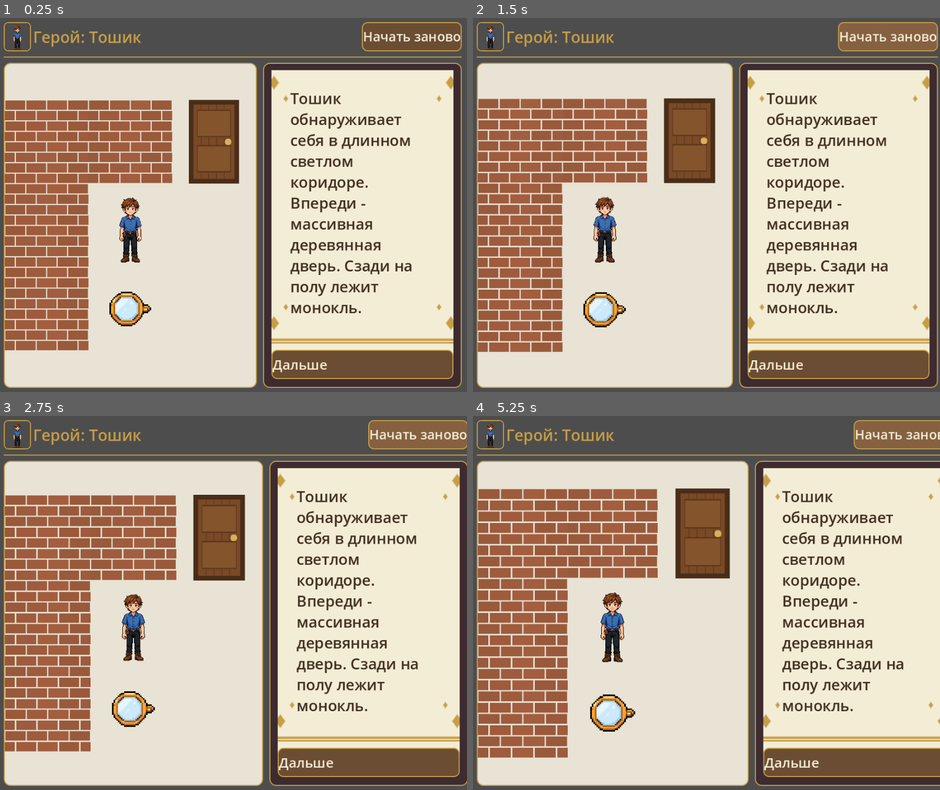
Above: before the commit, frames 1-4 (two rows, left to right).
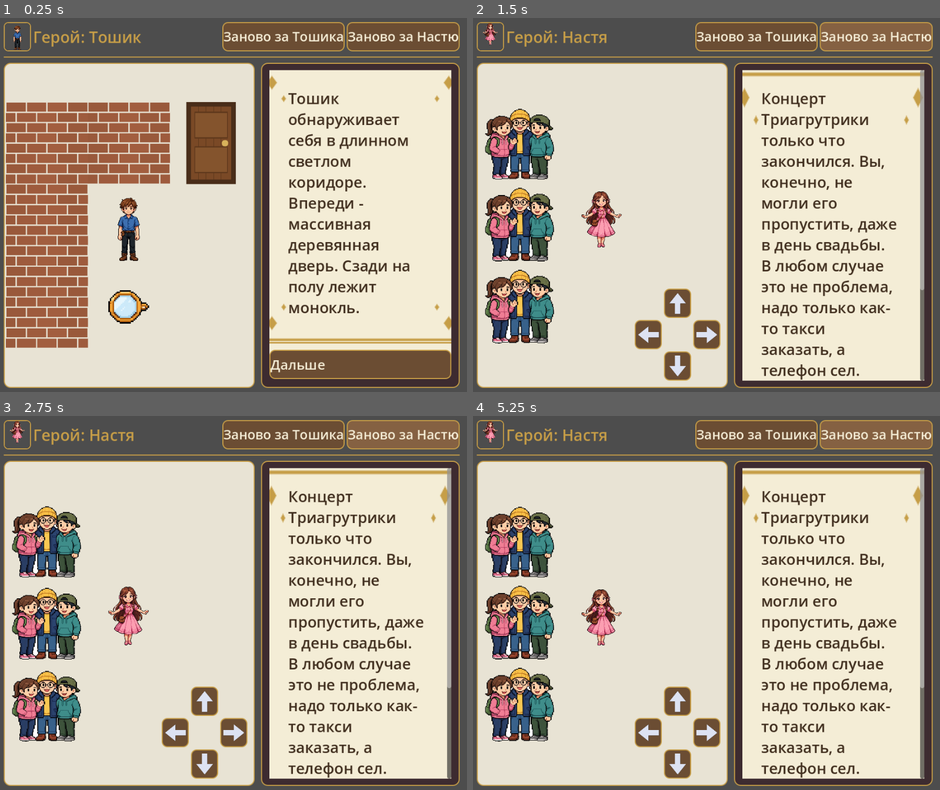
Above: after the commit, the same moments.

Repository: ssokratov/tnquest_godot
Game: Godot game, scene res://scenes/main.tscn
Two runs of this game, one before a commit and one after it. Both use one fixed random seed, a clock stepped at 60 frames per second and the inputs below.
Inputs (mouse positions are in pixels of both pictures, inside the frame that each line leads up to):
- Up to frame 1 (0.25 s): no input
- Up to frame 2 (1.5 s): click (757, 36) at 0.5 s, where only the run after the commit has a clickable "Заново за Тошика"; click (874, 36) at 1.25 s, where only the run after the commit has a clickable "Заново за Настю"
- Up to frame 3 (2.75 s): click (415, 434) at 2 s, where only the run before the commit has a clickable "Начать заново"
- Up to frame 4 (5.25 s): click (893, 434) at 2.75 s, where only the run before the commit has a clickable "Начать заново"; click (893, 434) at 3.5 s, where only the run before the commit has a clickable "Начать заново"; click (897, 434) at 4.25 s, where only the run before the commit has a clickable "Начать заново"; click (902, 434) at 5 s, where only the run before the commit has a clickable "Начать заново"

The runs differ from the first frame. In frame 1, 17% of the frame differs, in the area x 1-99%, y 1-99%; in frame 2, 39%; in frame 3, 41%; in frame 4, 44%, in the area x 1-100%, y 1-99%.

Commit message:
Two restart buttons (Toshik/Nastya); fix desktop zoom: free grid cells immediately and derive wide-mode cell size from the viewport, not the panel

Diff:
--- a/scripts/main.gd
+++ b/scripts/main.gd
@@ -32,7 +32,8 @@
 var vbox: VBoxContainer
 var game_row: HBoxContainer
 var hero_label: Label
-var reset_button: Button
+var reset_toshik_button: Button
+var reset_nastya_button: Button
 var scene_panel: PanelContainer
 var scene_grid: GridContainer
 var fog_overlay: Control
@@ -288,13 +289,20 @@
 	hero_label.add_theme_font_size_override("font_size", 24)
 	hero_label.add_theme_color_override("font_color", GOLD)
 	header.add_child(hero_label)
-	reset_button = Button.new()
-	reset_button.text = "Начать заново"
-	reset_button.focus_mode = FOCUS_NONE
-	reset_button.add_theme_font_size_override("font_size", 20)
-	_style_button(reset_button)
-	reset_button.pressed.connect(_on_reset)
-	header.add_child(reset_button)
+	reset_toshik_button = Button.new()
+	reset_toshik_button.text = "Заново за Тошика"
+	reset_toshik_button.focus_mode = FOCUS_NONE
+	reset_toshik_button.add_theme_font_size_override("font_size", 20)
+	_style_button(reset_toshik_button)
+	reset_toshik_button.pressed.connect(_on_reset_toshik)
+	header.add_child(reset_toshik_button)
+	reset_nastya_button = Button.new()
+	reset_nastya_button.text = "Заново за Настю"
+	reset_nastya_button.focus_mode = FOCUS_NONE
+	reset_nastya_button.add_theme_font_size_override("font_size", 20)
+	_style_button(reset_nastya_button)
+	reset_nastya_button.pressed.connect(_on_reset_nastya)
+	header.add_child(reset_nastya_button)
 	vbox.add_child(header)
 	var header_divider := Panel.new()
 	header_divider.custom_minimum_size = Vector2(0, 2)
@@ -682,7 +690,8 @@
 	if hero_label == null:
 		return
 	hero_label.add_theme_font_size_override("font_size", _scaled(26))
-	reset_button.add_theme_font_size_override("font_size", _scaled(22))
+	reset_toshik_button.add_theme_font_size_override("font_size", _scaled(22))
+	reset_nastya_button.add_theme_font_size_override("font_size", _scaled(22))
 	dialog_label.add_theme_font_size_override("normal_font_size", _scaled(25))
 	dialog_label.add_theme_font_size_override("bold_font_size", _scaled(25))
 	dialog_label.add_theme_font_size_override("italics_font_size", _scaled(25))
@@ -754,23 +763,38 @@
 func _apply_cell_size() -> void:
 	if scene_grid == null or scene_panel == null or scene_cols <= 0 or scene_rows <= 0:
 		return
-	# Wide windows only: cap the scene panel at a square (its height),
-	# so on a wide monitor it does not stretch across the whole width
-	# and push the sidebar far to the right. The sidebar then sits
+	# Wide windows only: cap the scene panel at a square, so on a
+	# wide monitor it does not stretch across the whole width and
+	# push the sidebar far to the right. The sidebar then sits
 	# right next to the scene; the leftover width stays empty on the
-	# far right. A changed cap re-runs this deferred, so the cell size
-	# below is always computed from the panel's final size.
+	# far right.
+	#
+	# The cap AND the cell size derive from the viewport, never
+	# from the panel's current size: the panel's size follows the
+	# grid (content) as much as the grid follows the panel, and
+	# deriving the cell from the panel made the layout bistable —
+	# a transient tall panel could flip it to a zoomed fixed point
+	# (panel tall -> cell huge -> panel taller) that no later run
+	# corrected, which is exactly the desktop zoom bug.
+	# Chrome, wide mode: margins 14/10, header 56, divider 2,
+	# vbox separations 10+10, sidebar 380, row separation 12.
+	var cell := FALLBACK_CELL
 	if not layout_narrow and game_row != null and sidebar != null:
-		var avail_w: float = game_row.size.x - SIDEBAR_WIDTH - game_row.get_theme_constant("separation")
-		var target_w: float = min(avail_w, scene_panel.size.y)
+		var vp := get_viewport_rect().size
+		var row_w: float = vp.x - 28.0
+		var row_h: float = vp.y - 98.0
+		var target_w: float = min(row_w - SIDEBAR_WIDTH - 12.0, row_h)
 		if target_w > 0 and scene_panel.custom_minimum_size.x != target_w:
 			scene_panel.custom_minimum_size = Vector2(target_w, 0)
 			call_deferred("_apply_cell_size")
-	var cell := FALLBACK_CELL
-	var avail := scene_panel.size
-	if avail.x > 0 and avail.y > 0:
-		cell = int(min(avail.x / scene_cols, avail.y / scene_rows))
-		cell = max(cell, MIN_CELL)
+		if target_w > 0:
+			cell = int(min((target_w - 8.0) / scene_cols, (row_h - 8.0) / scene_rows))
+			cell = max(cell, MIN_CELL)
+	else:
+		var avail := scene_panel.size
+		if avail.x > 0 and avail.y > 0:
+			cell = int(min(avail.x / scene_cols, avail.y / scene_rows))
+			cell = max(cell, MIN_CELL)
 	for child in scene_grid.get_children():
 		child.custom_minimum_size = Vector2(cell, cell)
 	for entry in small_sprites:
@@ -894,9 +918,14 @@
 	var answers := engine.available_answers()
 	var has_photo := "photo" in dlg
 
-	# Scene tiles.
+	# Scene tiles. Free immediately, not queue_free: the rebuild
+	# below runs synchronously, and queued cells would still be
+	# laid out with the new ones for the rest of the frame — a
+	# transient double grid that fed the panel-size feedback loop
+	# behind the desktop zoom bug (panel tall -> cell huge ->
+	# panel taller, freezing at a zoomed fixed point).
 	for child in scene_grid.get_children():
-		child.queue_free()
+		child.free()
 	animated_tiles = []
 	small_sprites = []
 	scaled_sprites = []
@@ -1193,8 +1222,14 @@
 			break
 
 
-func _on_reset() -> void:
+func _on_reset_toshik() -> void:
 	engine.new_game()
+	engine.save()
+	_refresh()
+
+
+func _on_reset_nastya() -> void:
+	engine.new_game_as_nastya()
 	engine.save()
 	_refresh()
 
--- a/scripts/quest_engine.gd
+++ b/scripts/quest_engine.gd
@@ -40,6 +40,19 @@
 	journal_all = (data["starting_journal"] as Array).duplicate()
 	journal_finished = []
 	open_dialog = data["start_dialog"]
+
+
+func new_game_as_nastya() -> void:
+	# Test shortcut: start directly at Nastya's story, the way ZagsEnd
+	# hands over (StartNastya, hero on her start cell, the cell
+	# cleared) but with a clean inventory and journal.
+	map_rows = initial_map_rows.duplicate()
+	pos = Vector2i(data["start_pos_nastya"][0], data["start_pos_nastya"][1])
+	_set_cell(pos, "-")
+	inventory = []
+	journal_all = []
+	journal_finished = []
+	open_dialog = "StartNastya"
 
 
 func has_save() -> bool:
